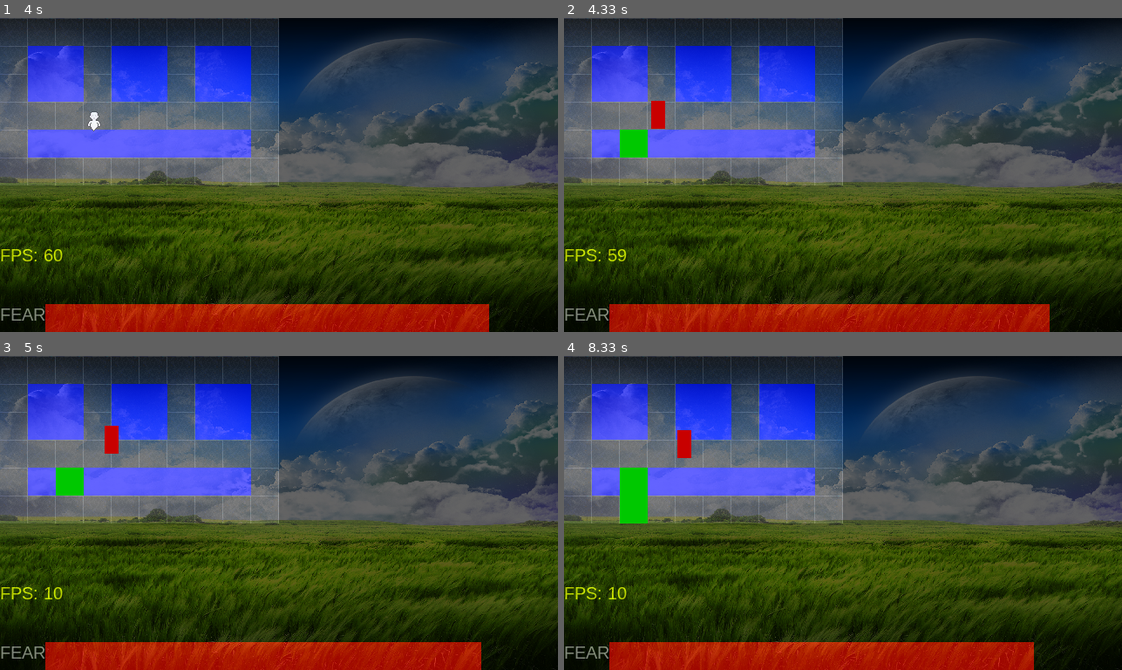
Above: before the commit, frames 1-4 (two rows, left to right).
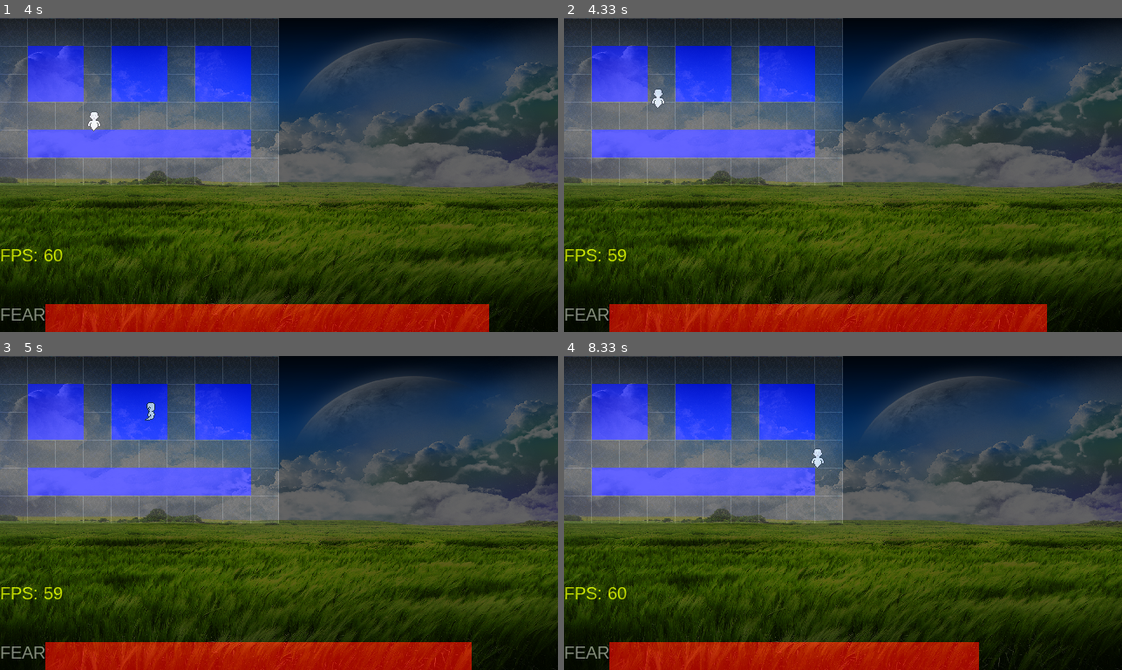
Above: after the commit, the same moments.

Repository: DiscoBizzle/Ghost-Simulator
Game: pygame game, started from ghost-simulator.py
Same seed, same stepped clock (60 frames per second), same inputs: the game is played once before the commit and once after it. The source is Python 2; it was converted automatically to run under Python 3.
Inputs (mouse positions are in pixels of both pictures, inside the frame that each line leads up to):
- Up to frame 1 (4 s): right-click (256, 187) at 0.38 s; hold Right 0.67-1.13 s; click (106, 127) at 2.22 s; click (133, 58) at 3.88 s
- Up to frame 2 (4.33 s): hold Up from 4.17 s (still down)
- Up to frame 3 (5 s): release Up at 4.53 s; hold Right from 4.57 s (still down)
- Up to frame 4 (8.33 s): release Right at 5.2 s; hold Down 5.23-5.6 s; hold Left 5.63-6.1 s; hold Right 6.13-6.6 s; hold Up 6.63-6.93 s; hold Right 6.97-7.43 s; hold Left 7.47-8 s; hold Down from 8.03 s (still down)

Frame 1 is identical in both runs. In frame 2, 0.8% of the frame differs, in the area x 10-88%, y 22-100%; in frame 3, 1.0%; in frame 4, 2.1%, in the area x 7-85%, y 23-100%.

Commit message:
fixed details box

Diff:
--- a/gslib/game_object.py
+++ b/gslib/game_object.py
@@ -61,10 +61,10 @@
             for nj in range(j, j+2):
                 if ni > 0 and ni < LEVEL_WIDTH/TILE_SIZE and nj > 0 and nj < LEVEL_HEIGHT/TILE_SIZE:
                     if not self.game_class.map.grid[ni][nj].walkable:
-                        pygame.draw.rect(self.game_class.surface, (200, 0, 0), self.rect)
-                        pygame.draw.rect(self.game_class.surface, (0, 200, 0), self.game_class.map.grid[ni][nj].rect)
-                        pygame.display.update()
-                        time.sleep(0.1)
+                        # pygame.draw.rect(self.game_class.surface, (200, 0, 0), self.rect)
+                        # pygame.draw.rect(self.game_class.surface, (0, 200, 0), self.game_class.map.grid[ni][nj].rect)
+                        # pygame.display.update()
+                        # time.sleep(0.1)
                         if self.rect.colliderect(self.game_class.map.grid[ni][nj].rect):
                             collision = True
                             print('collision!')
--- a/gslib/maps.py
+++ b/gslib/maps.py
@@ -53,7 +53,7 @@
         self.tileset_area = (self.tileset_coord[0] * TILE_SIZE, self.tileset_coord[1] * TILE_SIZE, TILE_SIZE, TILE_SIZE)
         self.walkable = True
         self.tile_ref = tile_ref
-        self.rect = pygame.Rect((pos[0] * TILE_SIZE, pos[1] * TILE_SIZE, TILE_SIZE, TILE_SIZE))
+        self.rect = pygame.Rect((pos[1] * TILE_SIZE, pos[0] * TILE_SIZE, TILE_SIZE, TILE_SIZE))
         if self.tile_ref in map.unwalkable:
             self.walkable = False
 
